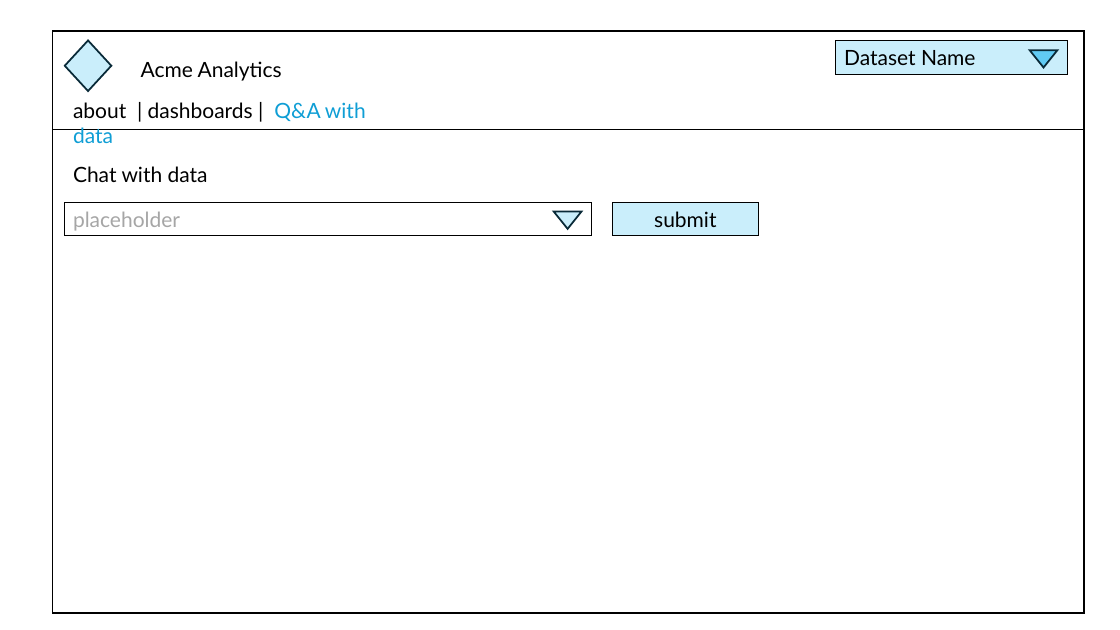
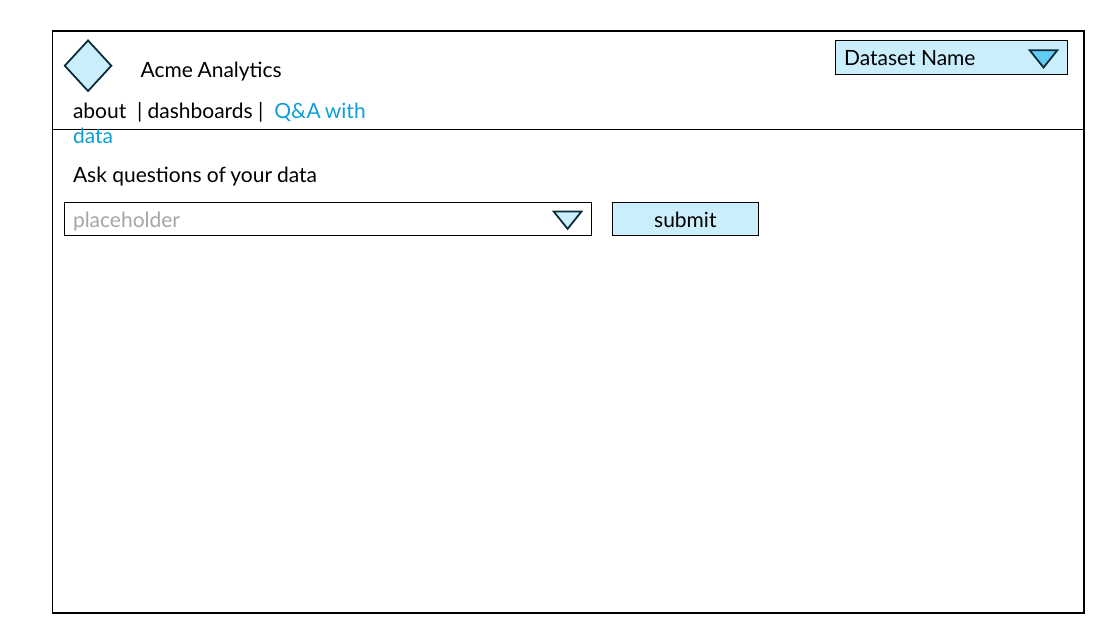
Before and after one commit to build-engineering/ibm-building-blocks-workshop-q1-2026, a slide deck: slide 3 of lab-3-agent-builder-custom-mode/v3-wireframes/website-wireframes.pptx. Drawn at 1120x630 pixels with LibreOffice and Linux fonts; fonts in the diff are those of the drawing. Boxes give left, top, right and bottom in pixels: in the first picture for what was removed or moved away, otherwise in the second. Text is boxed around its words. In the diff, an @@ line names an element or a change of style, - is before the commit and + after.

```diff
--- a/lab-3-agent-builder-custom-mode/v3-wireframes/website-wireframes.pptx
+++ b/lab-3-agent-builder-custom-mode/v3-wireframes/website-wireframes.pptx
@@ text at box(73, 166, 317, 186): text changed @@
-Chat with data
+Ask questions of your data
```
Also in this commit, not shown: 20 other files.
